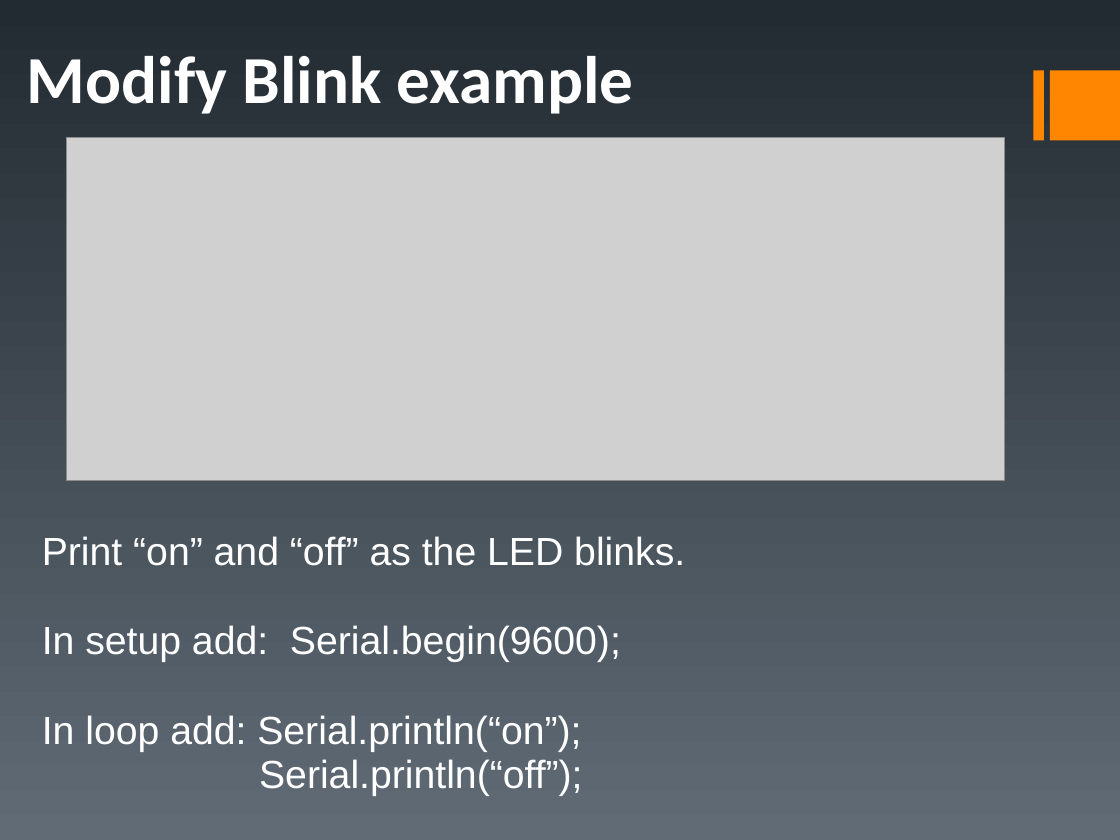
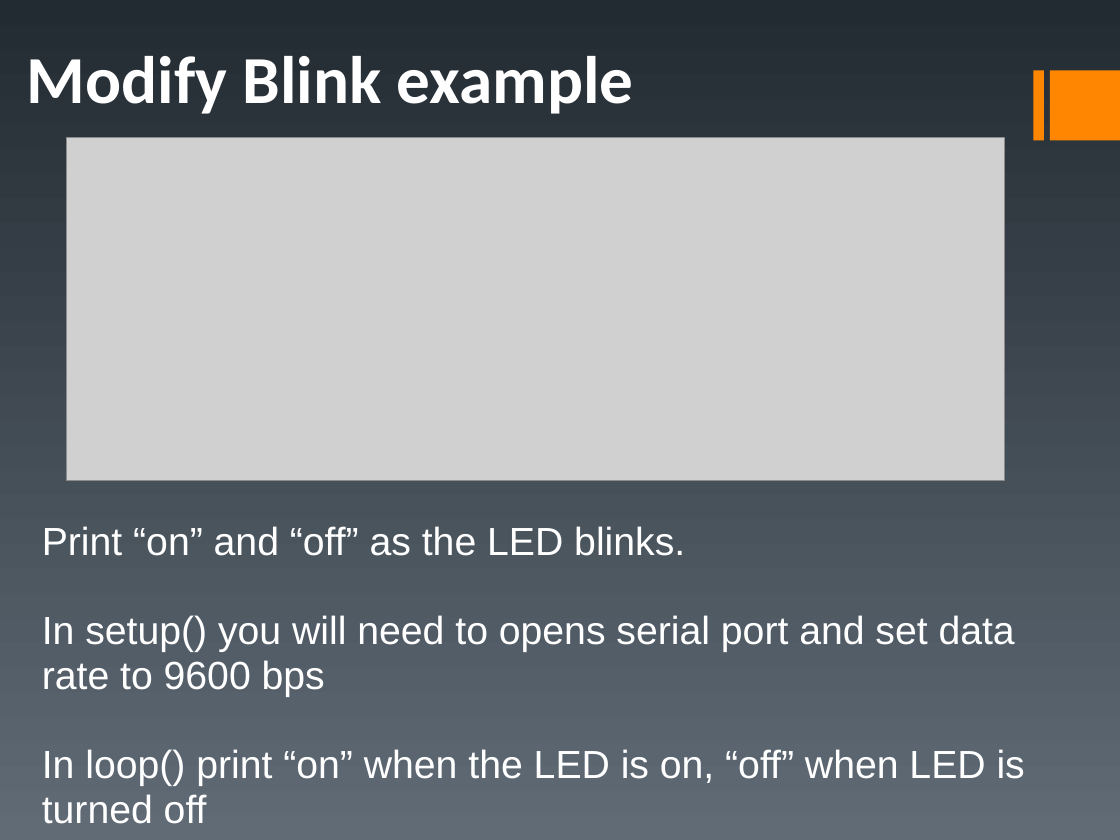
Before and after one commit to fwin-dev/arduino_sonar_web_api, a slide deck: slide 18 of examples/duinofest.ppt (slide 19 before the commit). Drawn at 1120x840 pixels with LibreOffice and Linux fonts; fonts in the diff are those of the drawing; grey boxes stand for pictures. Boxes give left, top, right and bottom in pixels: in the first picture for what was removed or moved away, otherwise in the second. Text is boxed around its words. In the diff, an @@ line names an element or a change of style, - is before the commit and + after.

```diff
--- a/examples/duinofest.ppt
+++ b/examples/duinofest.ppt
@@ text "Print “on” and “off” as ...": place and size @@
-text "Print “on” and “off” as ..." at bbox=[42, 536, 685, 796]
+text "Print “on” and “off” as ..." at bbox=[42, 526, 1025, 824]
@@ text at bbox=[42, 615, 1025, 824]: text changed @@
-In setup add: Serial.begin(9600);
-In loop add: Serial.println(“on”);
-Serial.println(“off”);
+In setup() you will need to opens serial port and set data rate to 9600 bps
+In loop() print “on” when the LED is on, “off” when LED is turned off
```
Also in this commit, not shown: 9 other slides changed, 2 slides added, 3 slides removed, 4 other files.
